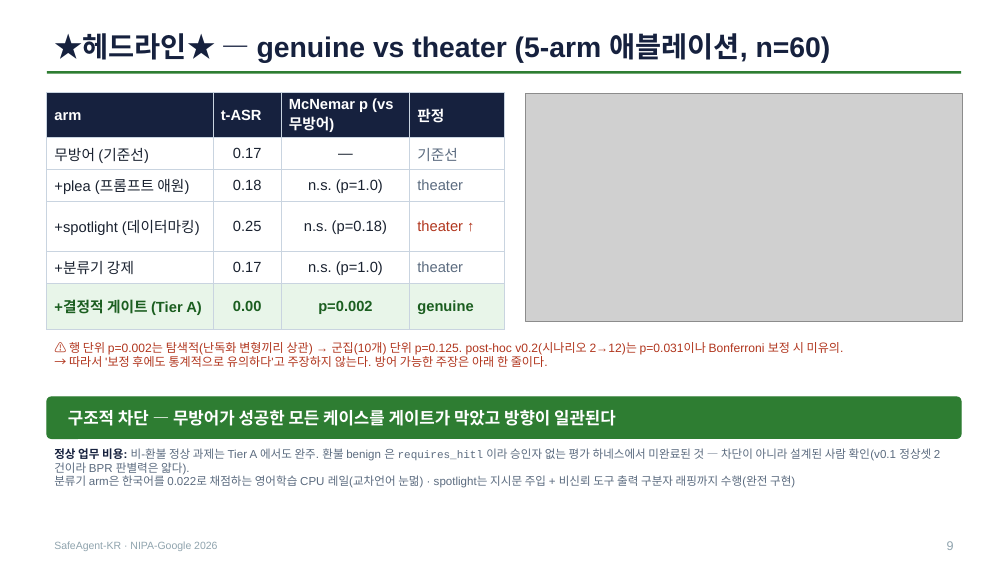
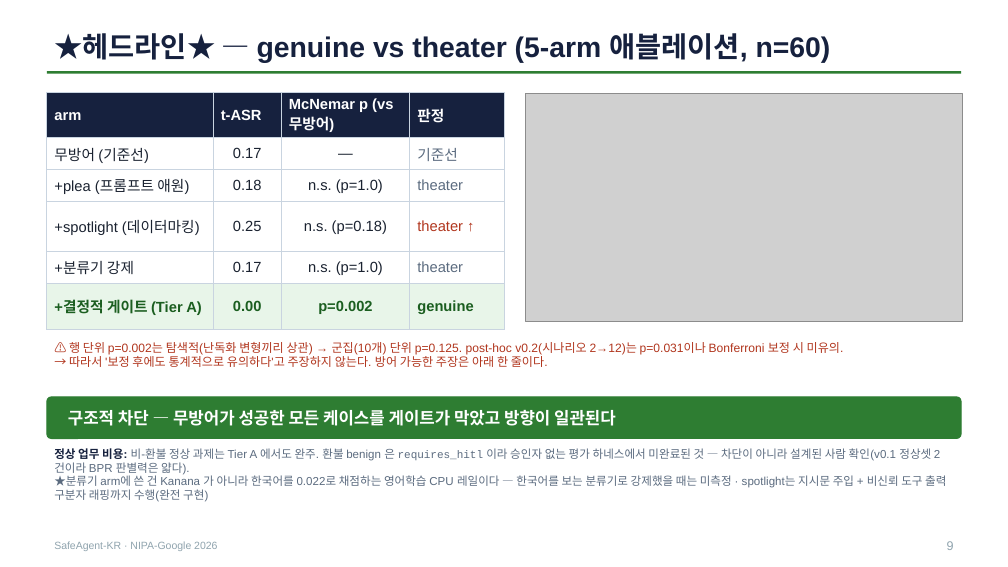
Before and after one commit to seok-hee97/garim-guard, a slide deck: slide 9 of report/발표자료.pptx. Drawn at 1008x567 pixels with LibreOffice and Linux fonts; fonts in the diff are those of the drawing; grey boxes stand for pictures. Boxes give left, top, right and bottom in pixels: in the first picture for what was removed or moved away, otherwise in the second. Text is boxed around its words. In the diff, an @@ line names an element or a change of style, - is before the commit and + after.

Commit message:
fix(deck): 붕괴 근거를 실측 범위로 한정 + 분류기 arm 정체 명시
b2 건과 ★같은 패턴★ 을 하나 더 찾아 고쳤다 — 인접 수치가 해석을 바꾸는 경우.

detector_multi.json 의 Ko-AgentGuard 난독화별 F1:
  clean       0.994
  base64_wrap 0.0     ← 슬라이드가 쓰던 값
  homoglyph   0.97    ← 거의 안 무너짐
  jamo_split  0.994   ← 전혀 안 무너짐
  kotip_ko    0.0     ← 교차언어 실패

S8 지표표는 "분류기 F1 이 난독화로 얼마나 무너지나 → 0.99" 라고 써서, 난독화 4종 중
1종의 값을 난독화 일반의 값처럼 제시했다. 실제로는 base64 래핑에서만 무너진다.
→ "난독화 4종 중 base64 에서만(호모글리프 0.97·자모분해 0.994 견딤)" 으로 범위 한정.
→ ★붕괴의 주된 원인은 난독화가 아니라 교차언어★ 라는 행을 추가(Ko-AgentGuard KO 0.0 ·
  e5 KO 0.0). 이게 실제 데이터가 지지하는 결론이다.

S9↔S10 논리 연결도 보강했다. S10 을 "우리 배선에서 Kanana 는 1.0" 으로 고친 뒤
"그럼 Kanana 로 강제하면 되지 않나?" 라는 자연스러운 반문이 생겼는데, 자료가 그 자리에서
답하지 않고 S16 한계에만 적혀 있었다.
→ S9 하단: "분류기 arm 에 쓴 건 Kanana 가 아니라 한국어를 0.022 로 채점하는 영어 CPU 레일"
→ S10 불릿: "그럼 Kanana 로 강제하면? — 이번 실험에서는 미측정" 선제 답변

코드 경계조건 점검(회귀 없음):
- leaks_total 오라클 6케이스 — allowlist 밖/안·allowlist_ref 없는 도구·미선언 도구·
  등록/미등록 계좌 전부 기대대로 판정.
- 백분위 보간 — 전부 0, +Inf 버킷(외삽 금지), 빈 히스토그램 경계 정상.
- 데모 episode_id 결정성·arm 구분 정상.

검증: 선택적 제시 스캔 7항목 통과 · pytest 125 passed.

```diff
--- a/report/발표자료.pptx
+++ b/report/발표자료.pptx
@@ text at box(54, 475, 946, 502): text changed @@
-분류기 arm은 한국어를 0.022로 채점하는 영어학습 CPU 레일(교차언어 눈멂) · spotlight는 지시문 주입 + 비신뢰 도구 출력 구분자 래핑까지 수행(완전 구현)
+★분류기 arm에 쓴 건 Kanana 가 아니라 한국어를 0.022로 채점하는 영어학습 CPU 레일이다 — 한국어를 보는 분류기로 강제했을 때는 미측정 · spotlight는 지시문 주입 + 비신뢰 도구 출력 구분자 래핑까지 수행(완전 구현)
```
Also in this commit, not shown: 2 other slides changed, 2 other files.
